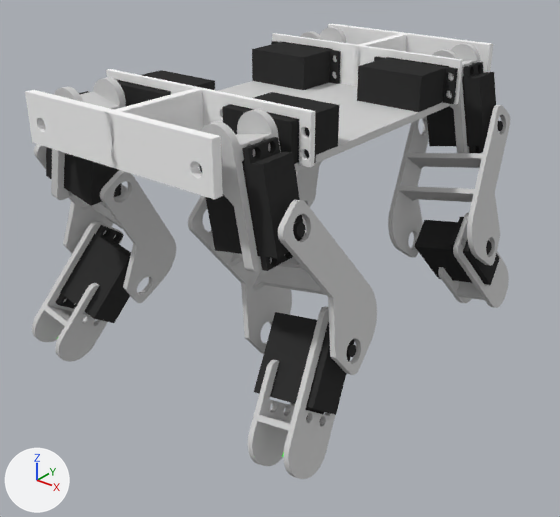
An edit to the Blender file soft/strategy/buggybot2.blend, drawn before and after from the same camera.
One viewpoint serves both versions: a 50 mm camera at (26.2, -33.6, 11.8) aimed at (-0.1, -0.8, -8.6). Lighting does not change. The marker at lower left points along +X, +Y and +Z.

The scene before the commit, as lines of its bpy script (objects in view):
```python
ob_leg_lb_arm = bpy.data.objects.new('Leg.LB.Arm', me_new_leg_1_001)
ob_leg_lb_arm.location = (-6.26, -7.04, -4.01)
ob_leg_lb_arm.rotation_euler = (0.6, 0.225, 0.0)  # degrees (34, 13, 0)
ob_leg_lb_arm.scale = (-0.1, -0.1, -0.1)
ob_leg_lb_forearm = bpy.data.objects.new('Leg.LB.Forearm', me_new_leg_2_001)
ob_leg_lb_forearm.location = (-8.34, -7.74, -11.08)
ob_leg_lb_forearm.rotation_euler = (0.635, -2.917, 0.0)  # degrees (36, -167, 0)
ob_leg_lb_forearm.scale = (-0.1, -0.1, -0.1)
ob_leg_lb_servoforearm = bpy.data.objects.new('Leg.LB.ServoForearm', me_servo_000)
ob_leg_lb_servoforearm.location = (-5.73, -7.58, -8.86)
ob_leg_lb_servoforearm.rotation_euler = (0.277, 2.525, -1.408)  # degrees (16, 145, -81)
ob_leg_lb_servoforearm.scale = (-0.1, -0.1, -0.1)
ob_leg_lb_shoulder = bpy.data.objects.new('Leg.LB.Shoulder', me_new_shoulder_modified_001)
ob_leg_lb_shoulder.location = (-6.81, -9.8, -1.93)
ob_leg_lb_shoulder.rotation_euler = (2.917, 0.0, -1.571)  # degrees (167, 0, -90)
ob_leg_lb_shoulder.scale = (-0.1, -0.1, -0.1)
ob_leg_lf_arm = bpy.data.objects.new('Leg.LF.Arm', me_new_leg_1)
ob_leg_lf_arm.location = (-6.24, 6.98, -3.94)
ob_leg_lf_arm.rotation_euler = (0.625, -2.917, 0.0)  # degrees (36, -167, 0)
ob_leg_lf_arm.scale = (0.1, 0.1, 0.1)
ob_leg_rb_arm = bpy.data.objects.new('Leg.RB.Arm', me_new_leg_1_003)
ob_leg_rb_arm.location = (6.04, -6.96, -3.96)
ob_leg_rb_arm.rotation_euler = (-2.508, -0.188, 0.0)  # degrees (-144, -11, 0)
ob_leg_rb_arm.scale = (0.1, 0.1, 0.1)
ob_leg_rb_forearm = bpy.data.objects.new('Leg.RB.Forearm', me_new_leg_2_003)
ob_leg_rb_forearm.location = (7.85, -7.54, -11.11)
ob_leg_rb_forearm.rotation_euler = (0.647, 0.188, -3.142)  # degrees (37, 11, -180)
ob_leg_rb_forearm.scale = (0.1, 0.1, 0.1)
ob_leg_rb_servoarm = bpy.data.objects.new('Leg.RB.ServoArm', me_servo_010)
ob_leg_rb_servoarm.location = (4.06, -9.8, -2.12)
ob_leg_rb_servoarm.rotation_euler = (2.954, 0.0, 1.571)  # degrees (169, 0, 90)
ob_leg_rb_servoarm.scale = (0.1, 0.1, 0.1)
ob_leg_rb_servoforearm = bpy.data.objects.new('Leg.RB.ServoForearm', me_servo_011)
ob_leg_rb_servoforearm.location = (5.33, -7.35, -8.8)
ob_leg_rb_servoforearm.rotation_euler = (0.234, -0.634, -1.711)  # degrees (13, -36, -98)
ob_leg_rb_servoforearm.scale = (0.1, 0.1, 0.1)
# also in view: 'Leg.LB.ServoBase' at (-4.0, -6.0, 1.4); 'Leg.LF.ShoulderBase' at (-3.3, 9.7, 1.6); 'Leg.RF.Shoulder' at (5.4, 9.8, -0.2); 'Leg.RF.Forearm' at (7.9, 8.5, -9.9); 'Leg.RB.ShoulderBase' at (3.2, -9.7, 1.6)
```
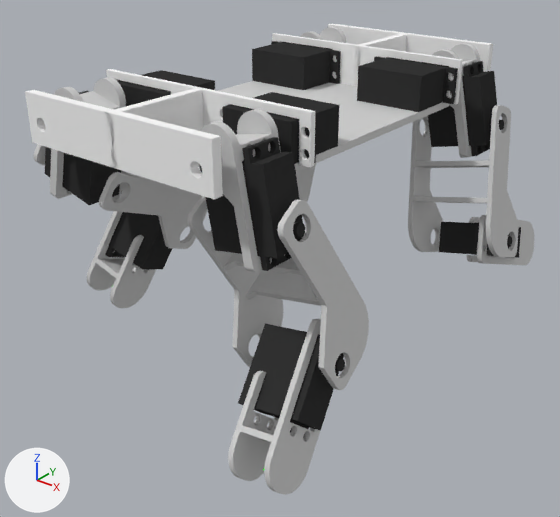
What the commit changed:
Object 'Leg.RB.Arm' (ob_leg_rb_arm) moves from (6.04, -6.96, -3.96) to (6.1, -7.3, -4.33).
Object 'Leg.RB.Arm' (ob_leg_rb_arm) turns from (-144, -11, 0) to (-152, -11, 0) degrees about x, y and z.
Object 'Leg.RB.Forearm' (ob_leg_rb_forearm) moves from (7.85, -7.54, -11.11) to (7.89, -8.78, -11.35).
Object 'Leg.RB.Forearm' (ob_leg_rb_forearm) turns from (37, 11, -180) to (43, 11, -180) degrees about x, y and z.
Object 'Leg.RB.ServoForearm' (ob_leg_rb_servoforearm) moves from (5.33, -7.35, -8.8) to (5.37, -8.33, -9.07).
Object 'Leg.RB.ServoForearm' (ob_leg_rb_servoforearm) turns from (13, -36, -98) to (14, -42, -100) degrees about x, y and z.
Object 'Leg.LB.Shoulder' (ob_leg_lb_shoulder) moves from (-6.81, -9.8, -1.93) to (-6.91, -9.8, -1.88).
Object 'Leg.LB.Shoulder' (ob_leg_lb_shoulder) turns from (167, 0, -90) to (165, 0, -90) degrees about x, y and z.
Object 'Leg.LB.Arm' (ob_leg_lb_arm) moves from (-6.26, -7.04, -4.01) to (-5.97, -6.21, -2.22).
Object 'Leg.LB.Arm' (ob_leg_lb_arm) turns from (34, 13, 0) to (66, 15, 0) degrees about x, y and z.
Object 'Leg.LB.ServoForearm' (ob_leg_lb_servoforearm) moves from (-5.73, -7.58, -8.86) to (-5.47, -4.24, -6.69).
Object 'Leg.LB.ServoForearm' (ob_leg_lb_servoforearm) turns from (16, 145, -81) to (16, 157, -84) degrees about x, y and z.
Object 'Leg.LB.Forearm' (ob_leg_lb_forearm) moves from (-8.34, -7.74, -11.08) to (-8.14, -3.8, -8.8).
Object 'Leg.LB.Forearm' (ob_leg_lb_forearm) turns from (36, -167, 0) to (24, -165, 0) degrees about x, y and z.
Object 'Leg.LF.Arm' (ob_leg_lf_arm) moves from (-6.24, 6.98, -3.94) to (-6.12, 6.68, -3.52).
Object 'Leg.LF.Arm' (ob_leg_lf_arm) turns from (36, -167, 0) to (44, -167, 0) degrees about x, y and z.
Object 'Leg.RF.Shoulder' (ob_leg_rf_shoulder) moves from (6.7, 9.8, -1.99) to (6.8, 9.8, -1.94).
Object 'Leg.RF.Shoulder' (ob_leg_rf_shoulder) turns from (169, 0, 90) to (167, 0, 90) degrees about x, y and z.
Object 'Leg.RF.ServoArm' (ob_leg_rf_servoarm) moves from (4.08, 9.8, -2.13) to (4.18, 9.8, -2.15).
Object 'Leg.RF.ServoArm' (ob_leg_rf_servoarm) turns from (-11, 0, 90) to (-13, 0, 90) degrees about x, y and z.
Object 'Leg.RF.Arm' (ob_leg_rf_arm) moves from (6.06, 6.93, -3.92) to (6.39, 7.77, -4.65).
Object 'Leg.RF.Arm' (ob_leg_rf_arm) turns from (37, 11, -180) to (19, 13, 180) degrees about x, y and z.
Object 'Leg.RF.ServoForearm' (ob_leg_rf_servoforearm) moves from (5.39, 7.26, -8.77) to (5.77, 9.53, -9.2).
Object 'Leg.RF.ServoForearm' (ob_leg_rf_servoforearm) turns from (14, 142, 99) to (32, 115, 119) degrees about x, y and z.
Object 'Leg.RF.Forearm' (ob_leg_rf_forearm) moves from (7.93, 7.54, -11.05) to (8.26, 11.12, -10.93).
Object 'Leg.RF.Forearm' (ob_leg_rf_forearm) turns from (-141, -11, 0) to (-111, -13, 0) degrees about x, y and z.

Boxes [x1, y1, x2, y2] around the edits, measured in the pictures (560 x 517 px):
'Leg.RB.Arm', moved, turned
    before: [188, 196, 377, 375]
    after: [188, 196, 369, 390]
'Leg.RF.Arm', moved, turned
    before: [388, 105, 510, 266]
    after: [408, 105, 519, 258]
'Leg.RB.Forearm', moved, turned
    before: [248, 306, 335, 479]
    after: [228, 319, 321, 495]
'Leg.LB.Arm', moved, turned
    before: [34, 144, 176, 303]
    after: [33, 144, 208, 249]
'Leg.RB.ServoForearm', moved, turned
    before: [254, 307, 356, 420]
    after: [238, 319, 345, 438]
'Leg.LB.Forearm', moved, turned
    before: [32, 221, 123, 362]
    after: [87, 190, 156, 308]
'Leg.LB.ServoForearm', moved, turned
    before: [55, 225, 131, 323]
    after: [105, 191, 172, 269]
'Leg.RF.ServoArm', moved, turned
    before: [427, 62, 503, 153]
    after: [428, 61, 504, 156]
'Leg.RF.Forearm', moved, turned
    before: [438, 213, 509, 308]
    after: [466, 215, 534, 265]
'Leg.RF.ServoForearm', moved, turned
    before: [414, 217, 500, 285]
    after: [439, 222, 521, 258]
'Leg.LB.Shoulder', moved, turned
    before: [51, 77, 126, 200]
    after: [50, 77, 126, 199]
'Leg.RF.Shoulder', moved, turned
    before: [432, 43, 480, 153]
    after: [432, 43, 480, 158]
'Leg.LF.Arm', moved, turned
    before: [296, 161, 322, 219]
    after: [296, 163, 317, 202]
